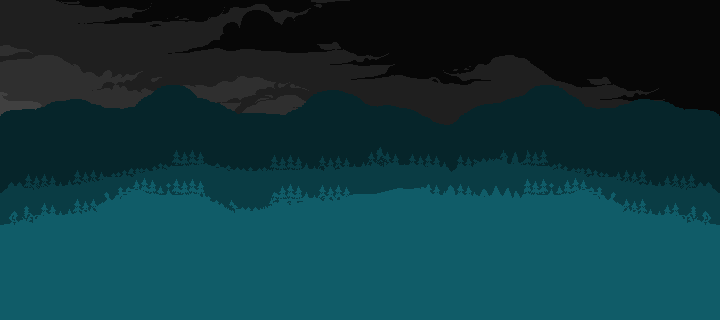
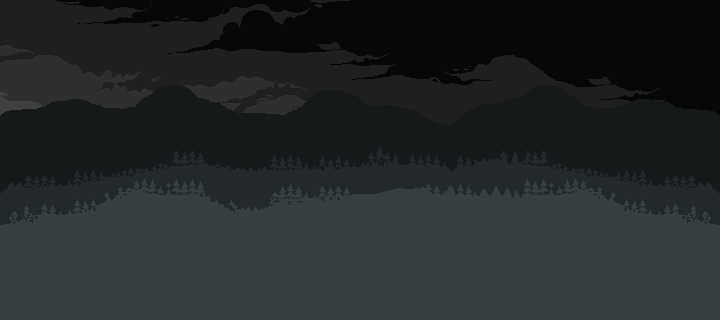
Revision of a layered 720px x 320px image; what changed, layer by layer:
added group "Group 1" with 2 layers above "Layer 3" over [0, 85, 720, 320]
moved "Layer 1" into group "Group 1" over [0, 85, 720, 320]
